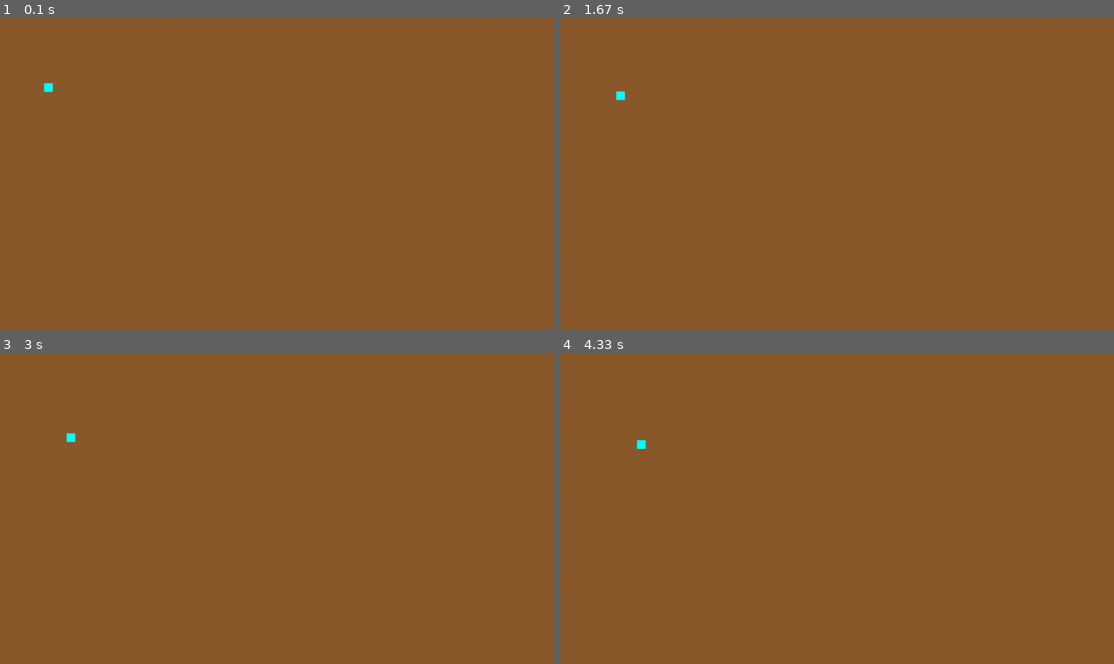
Above: before the commit, frames 1-4 (two rows, left to right).
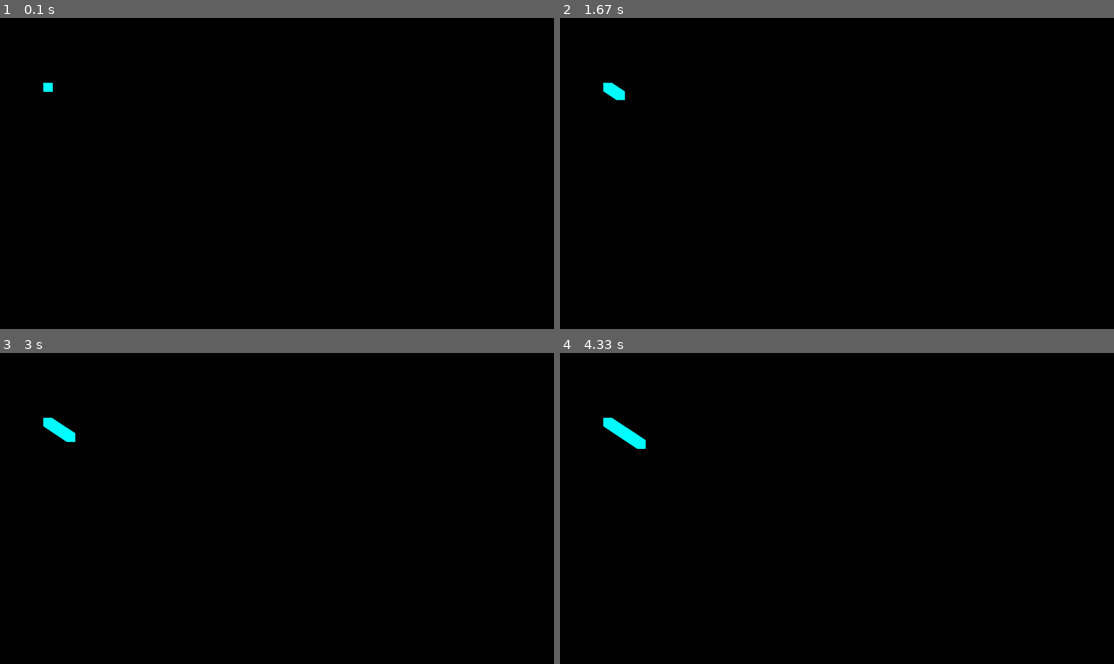
Above: after the commit, the same moments.

Repository: jimmygizmo/pygamefun
Game: pygame game, started from game/main.py
Two runs of this game, one before a commit and one after it. Both use one fixed random seed, a clock stepped at 60 frames per second and the inputs below.
Inputs:
- Up to frame 1 (0.1 s): no input
- Up to frame 2 (1.67 s): no input
- Up to frame 3 (3 s): no input
- Up to frame 4 (4.33 s): no input

The runs differ from the first frame. In frame 1, 100% of the frame differs, in the area x 0-100%, y 0-100%; in frame 2, 100%; in frame 3, 100%; in frame 4, 100%.

Commit message:
drawing snake sort of. bouncing square leaving trail. good comments added. introduced tutorial video timing markers into code comments.

Diff:
--- a/game/main.py
+++ b/game/main.py
@@ -32,12 +32,12 @@
 running = True
 
 while running:
-    # event loop
+    # #### ####   EVENT LOOP    #### ####
     for event in pygame.event.get():
         if event.type == pygame.QUIT:
             running = False
 
-    display_surface.fill(BGCOLOR)
+    #display_surface.fill(BGCOLOR)  # Vid28:46 Interesting: If we don't do this, moving things leave a trail.
 
     display_surface.blit(one_surf, (one_x, one_y))
 
@@ -51,7 +51,7 @@
     if one_y < 0 or one_y > 700:
         one_vel_y = one_vel_y * -1
 
-    # Technically a speed is an absolute value, but a velocity (in one dimension as we are currently dealing with it)
+    # Technically a speed is an absolute value, but a velocity (in one dimension, as we are currently dealing with it)
     # is just a speed with a positive or negative sign. (A speed with direction indicated.)
     # A velocity is both a speed and a direction, and direction has dimensions, one, two or three, usually.
 
@@ -67,6 +67,10 @@
 #
 
 
+# TUTORIAL VIDEO  (Notice some comments have a Video Timing Marker: Vid28:46)
+# This video is over 11 hours long and covers about 5 different games and a lot of PyGame details.
+# https://www.youtube.com/watch?v=8OMghdHP-zs
+
 # DOCS:
 # https://pyga.me/docs/
 
